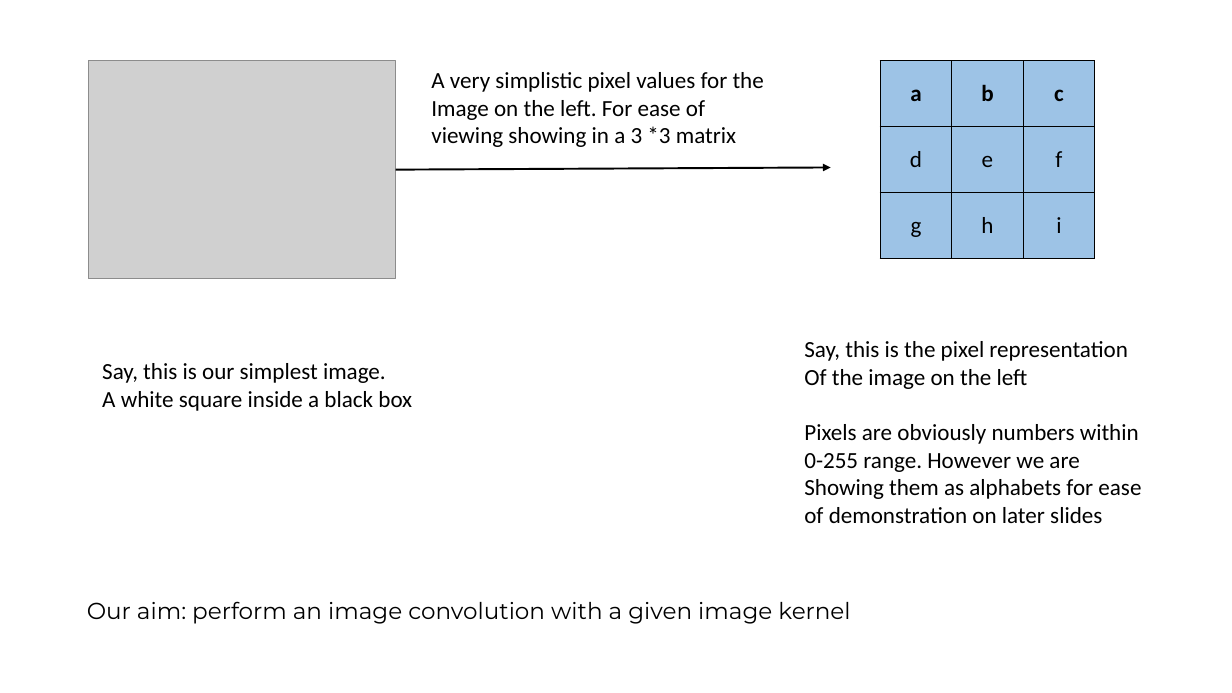
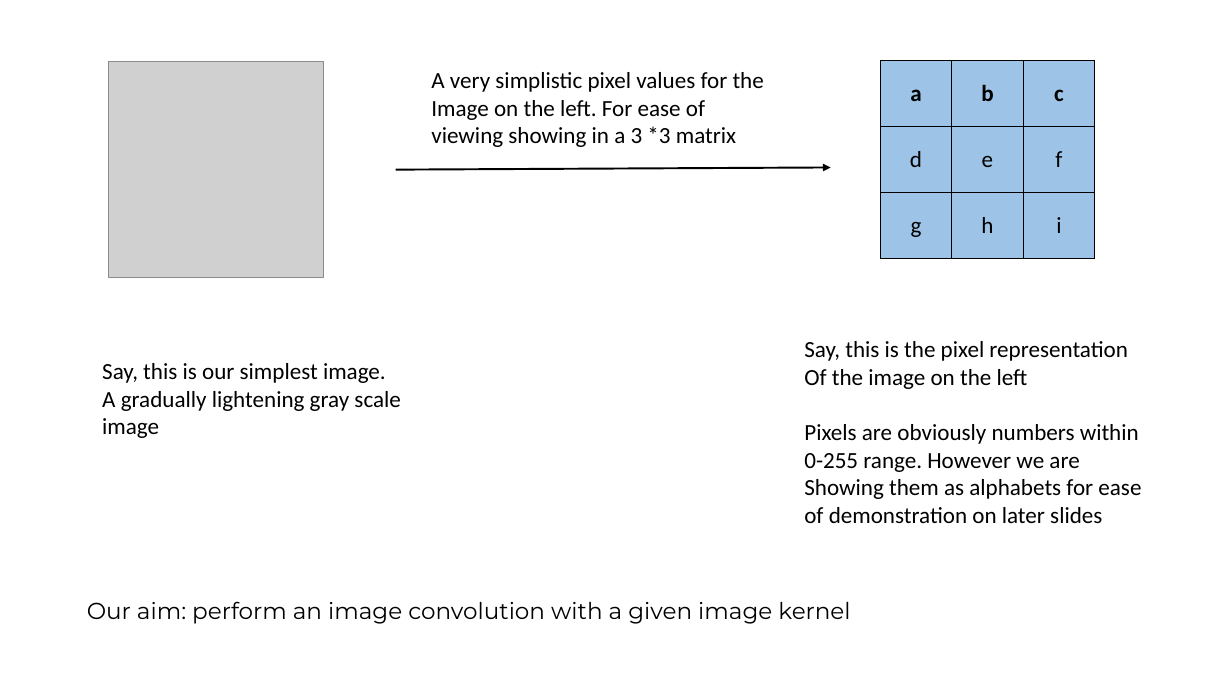
Before and after one commit to in-tandem/real_world_use_cases_1, a slide deck: slide 1 of images_playground/Convolution.pptx. Drawn at 1232x693 pixels with LibreOffice and Linux fonts; fonts in the diff are those of the drawing; grey boxes stand for pictures. Boxes give left, top, right and bottom in pixels: in the first picture for what was removed or moved away, otherwise in the second. Text is boxed around its words. In the diff, an @@ line names an element or a change of style, - is before the commit and + after.

```diff
--- a/images_playground/Convolution.pptx
+++ b/images_playground/Convolution.pptx
@@ picture: place and size @@
-picture at bbox=[88, 61, 396, 279]
+picture at bbox=[109, 62, 323, 278]
@@ text at bbox=[102, 391, 400, 438]: text changed @@
-A white square inside a black box
+A gradually lightening gray scale image
```
Also in this commit, not shown: 3 other slides changed, 1 slide added, 1 other file.
